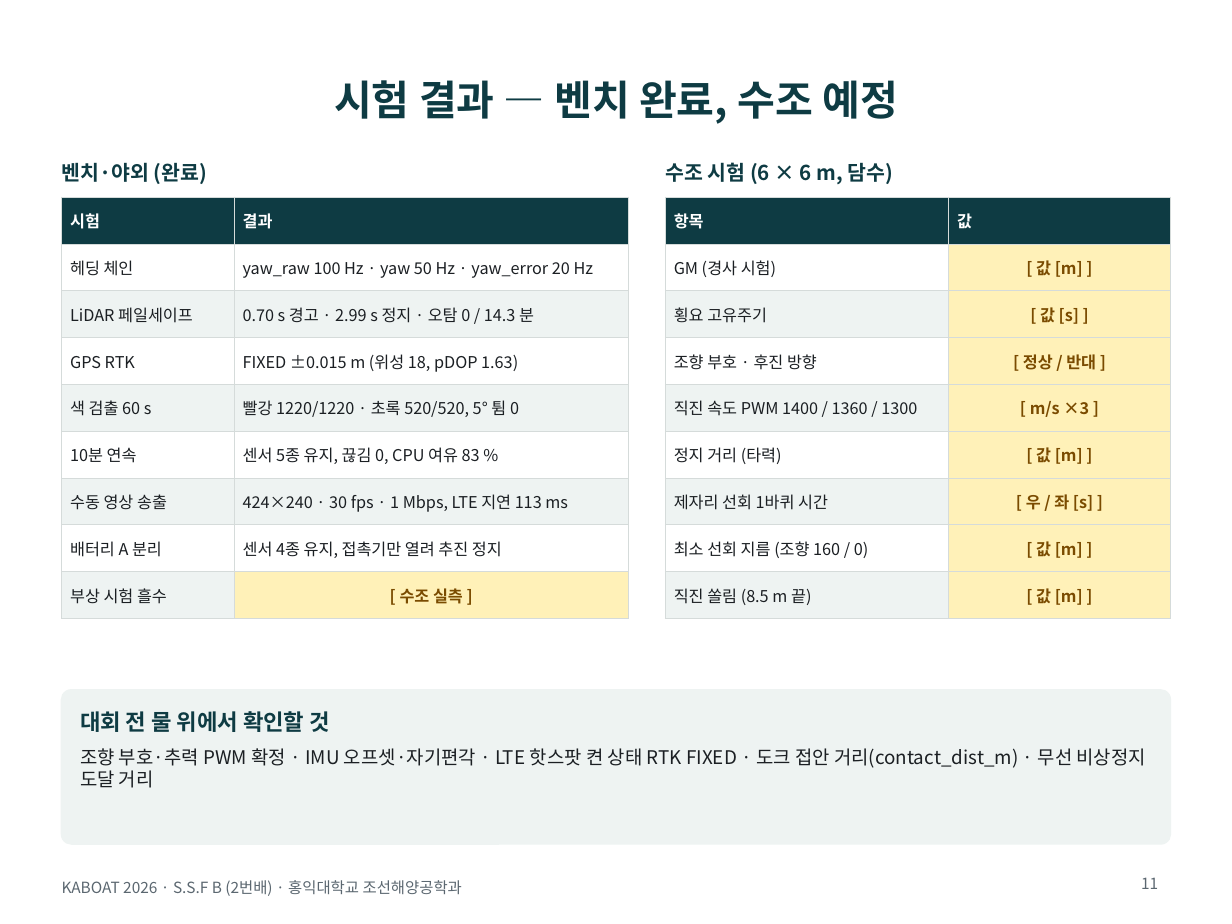
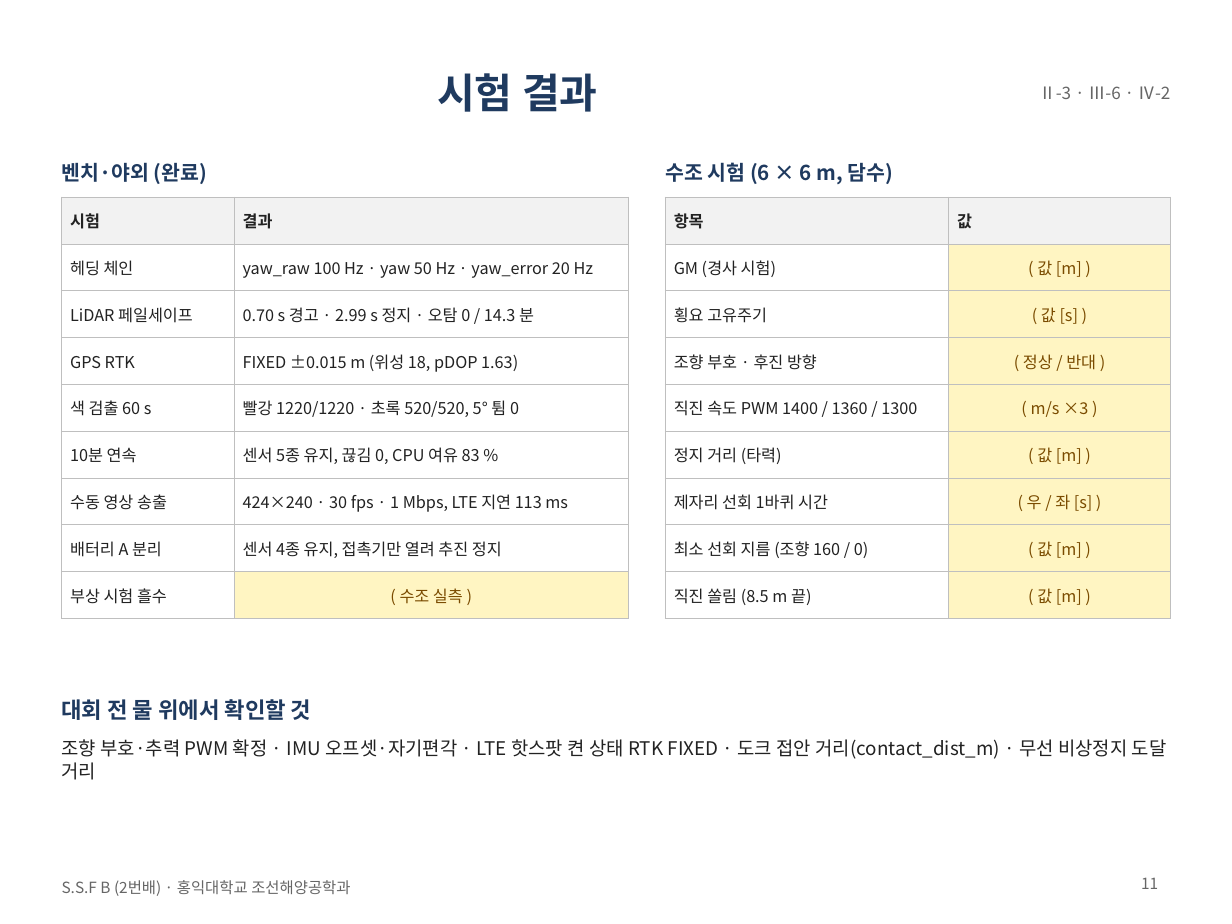
Before and after one commit to unmatsutake377-rgb/ros2_ws, a slide deck: slide 11 of docs/전달용/보고서_분담/발표자료_SSF_B.pptx. Drawn at 1232x924 pixels with LibreOffice and Linux fonts; fonts in the diff are those of the drawing. Boxes give left, top, right and bottom in pixels: in the first picture for what was removed or moved away, otherwise in the second. Text is boxed around its words. In the diff, an @@ line names an element or a change of style, - is before the commit and + after.

```diff
--- a/docs/전달용/보고서_분담/발표자료_SSF_B.pptx
+++ b/docs/전달용/보고서_분담/발표자료_SSF_B.pptx
@@ title at bbox=[437, 73, 598, 112]: text changed; text colour #0E3B43 to #1F3A5F @@
-시험 결과 — 벤치 완료, 수조 예정
+시험 결과
@@ text added at bbox=[1039, 86, 1170, 99], 10 pt, text #666666 @@
+Ⅱ-3 · Ⅲ-6 · Ⅳ-2
@@ text colour #0E3B43 to #1F3A5F in 3 elements at bbox=[62, 696, 311, 724], bbox=[62, 162, 207, 184], bbox=[665, 162, 894, 184] @@
@@ table at bbox=[62, 197, 628, 608] @@
-row 9, column 2: [ 수조 실측 ]
+row 9, column 2: ( 수조 실측 )
@@ fill #0E3B43 to #F2F2F2 in row 1 @@
@@ fill #EEF3F2 to none in 7 cells @@
@@ fill #FFF1B8 to #FFF5C2 in row 9, column 2 @@
@@ text colour #FFFFFF to #222222 in "시험", "결과" @@
@@ text colour #1B1F23 to #222222 @@
@@ borders changed @@
@@ table at bbox=[665, 197, 1170, 609] @@
-row 2, column 2: [ 값 [m] ]
+row 2, column 2: ( 값 [m] )
-row 3, column 2: [ 값 [s] ]
+row 3, column 2: ( 값 [s] )
-row 4, column 2: [ 정상 / 반대 ]
+row 4, column 2: ( 정상 / 반대 )
-row 5, column 2: [ m/s ×3 ]
+row 5, column 2: ( m/s ×3 )
-row 6, column 2: [ 값 [m] ]
+row 6, column 2: ( 값 [m] )
-row 7, column 2: [ 우 / 좌 [s] ]
+row 7, column 2: ( 우 / 좌 [s] )
-row 8, column 2: [ 값 [m] ]
+row 8, column 2: ( 값 [m] )
-row 9, column 2: [ 값 [m] ]
+row 9, column 2: ( 값 [m] )
@@ fill #0E3B43 to #F2F2F2 in row 1 @@
@@ fill #FFF1B8 to #FFF5C2 in 8 cells @@
@@ fill #EEF3F2 to none in 4 cells @@
@@ text colour #FFFFFF to #222222 in "항목", "값" @@
@@ text colour #1B1F23 to #222222 in "GM (경사 시험)", "횡요 고유주기", "조향 부호 · 후진 방향", "직진 속도 PWM 1400 / 1360 / ..." and 4 more places @@
@@ borders changed @@
@@ text "대회 전 물 위에서 확인할 ...": place and size @@
-text "대회 전 물 위에서 확인할 ..." at bbox=[80, 707, 329, 735]
+text "대회 전 물 위에서 확인할 ..." at bbox=[62, 696, 311, 724]
@@ rounded rectangle removed at bbox=[62, 690, 1170, 844] @@
@@ text "조향 부호·추력 PWM 확정 · ...": place and size @@
-text "조향 부호·추력 PWM 확정 · ..." at bbox=[80, 748, 1146, 788]
+text "조향 부호·추력 PWM 확정 · ..." at bbox=[62, 739, 1167, 780]
@@ text "조향 부호·추력 PWM 확정 · ..." at bbox=[62, 739, 1167, 780]: text colour #1B1F23 to #222222 @@
@@ text at bbox=[62, 880, 350, 896]: text changed; text colour #5B6770 to #666666 @@
-KABOAT 2026 · S.S.F B (2번배) · 홍익대학교 조선해양공학과
+S.S.F B (2번배) · 홍익대학교 조선해양공학과
```
Also in this commit, not shown: 11 other slides changed, 2 other files.
